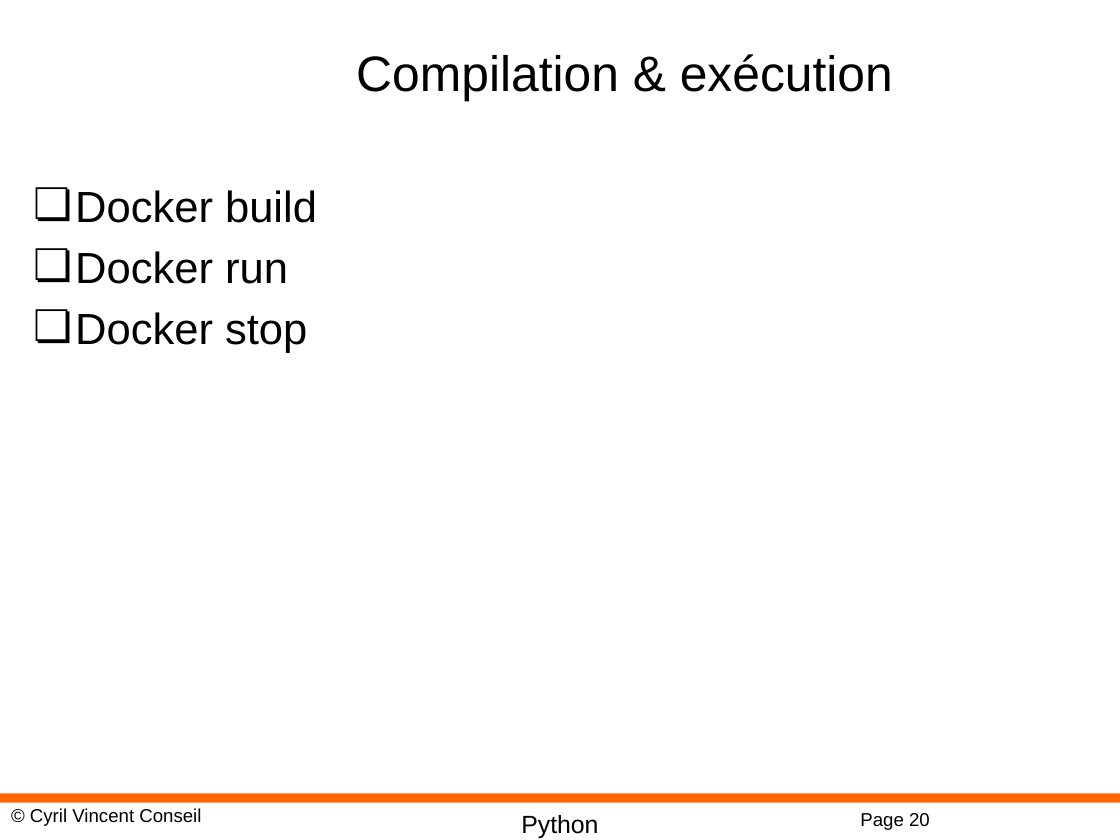
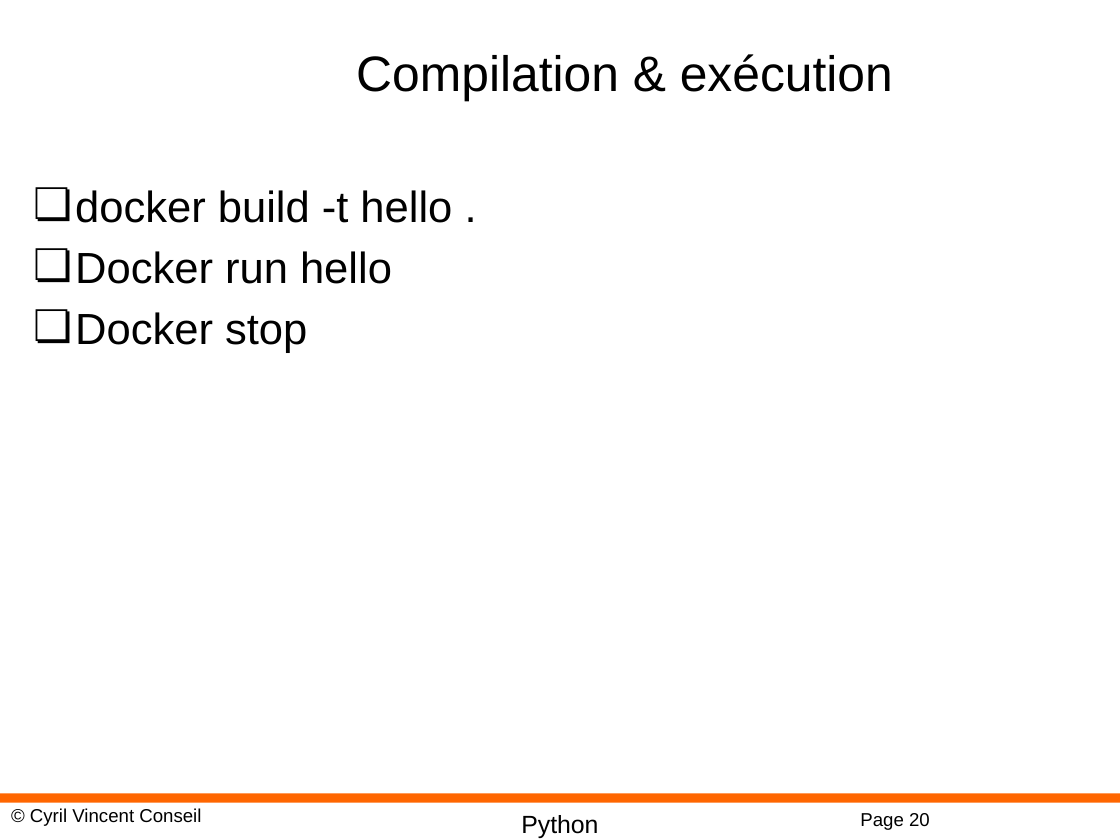
Before and after one commit to cyrilvincent/mlops, a slide deck: slide 20 of ppt/MLOps09-Container.pptx. Drawn at 1120x840 pixels with LibreOffice and Linux fonts; fonts in the diff are those of the drawing; background and template pictures are left out. Boxes give left, top, right and bottom in pixels: in the first picture for what was removed or moved away, otherwise in the second. Text is boxed around its words. In the diff, an @@ line names an element or a change of style, - is before the commit and + after.

```diff
--- a/ppt/MLOps09-Container.pptx
+++ b/ppt/MLOps09-Container.pptx
@@ text at <box>75,190,452,284</box>: text changed @@
-❏ Docker build
-❏ Docker run
+❏ docker build -t hello .
+❏ Docker run hello
```
Also in this commit, not shown: 1 other slide changed, 4 other files.
